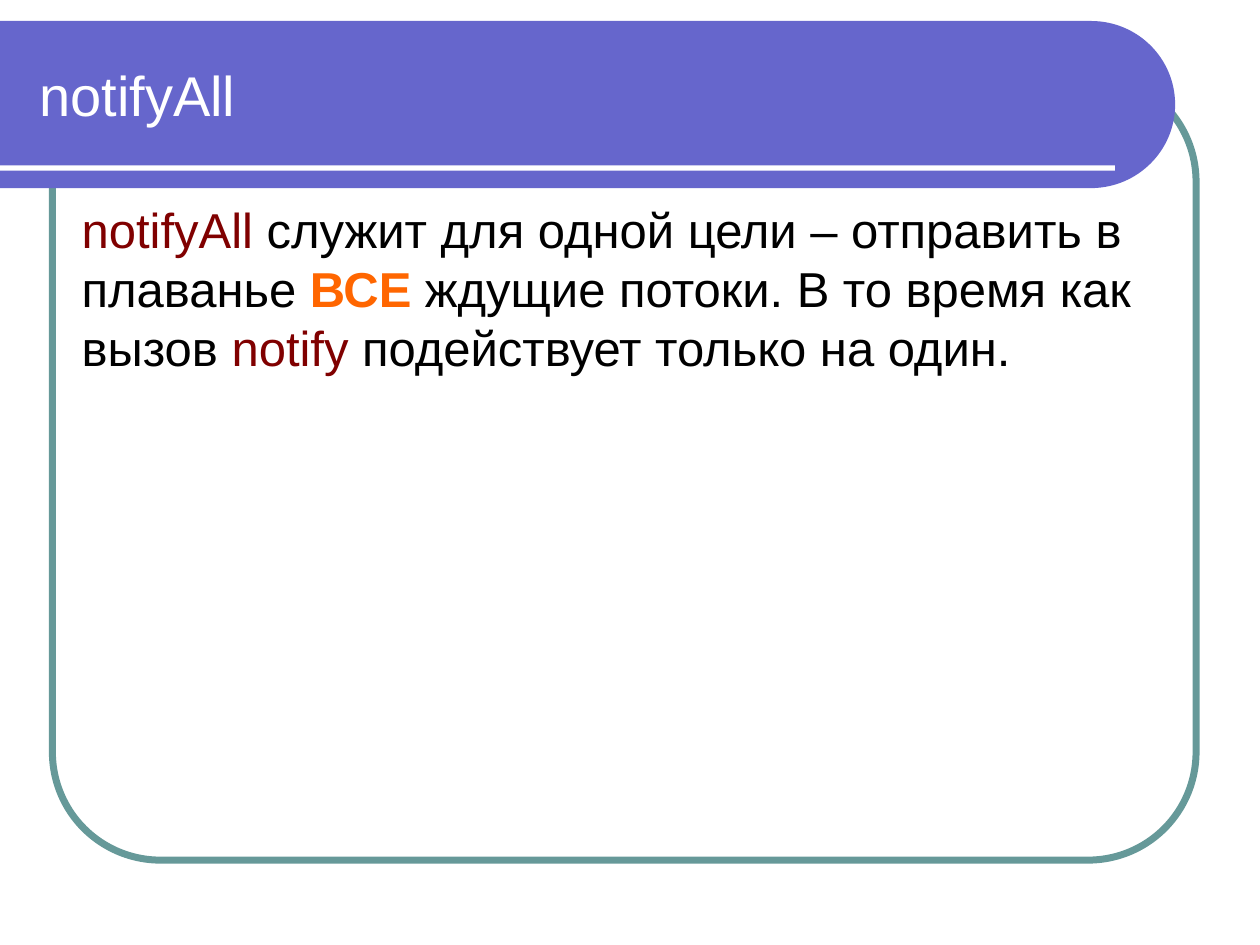
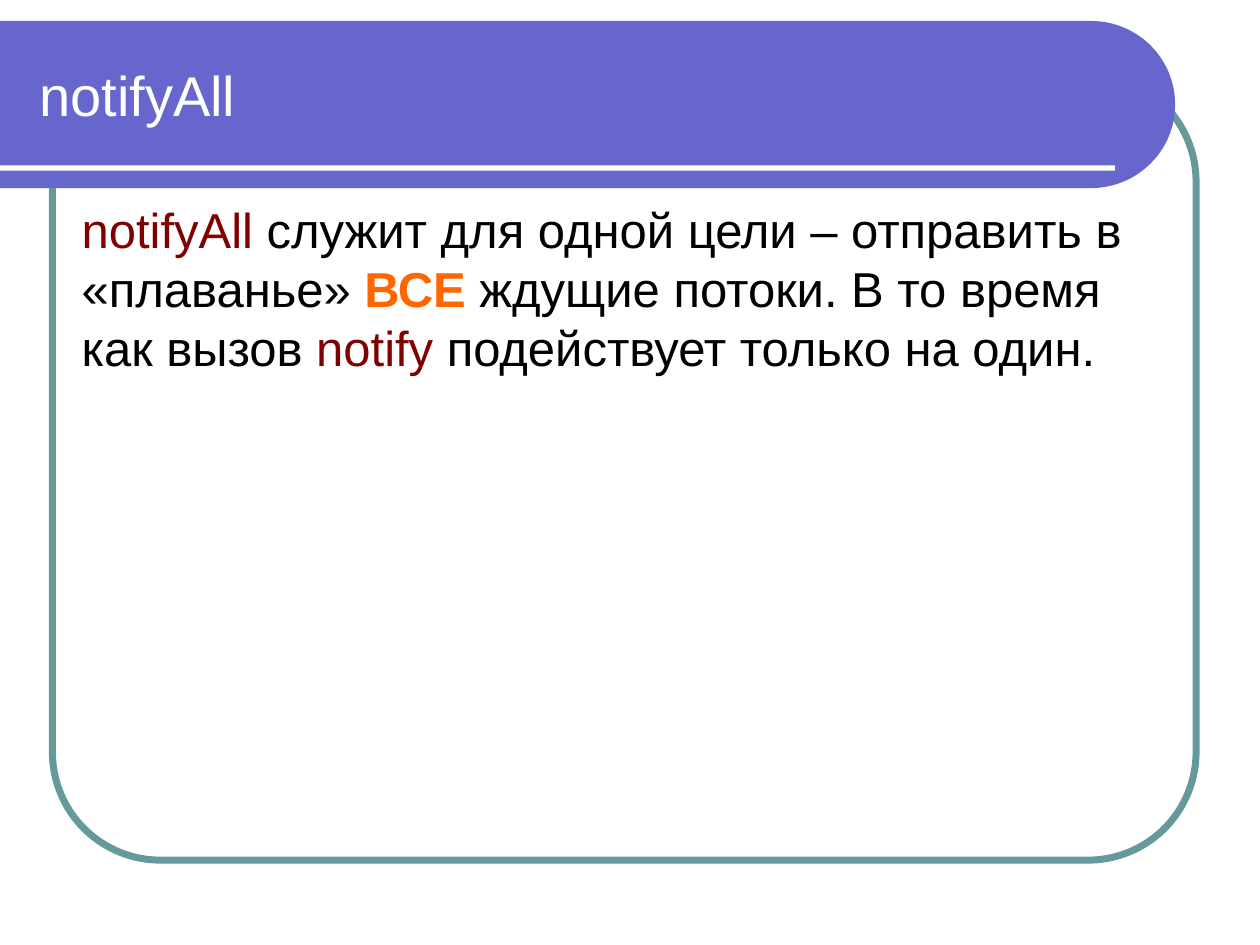
Before and after one commit to maxchv/JavaLessons, a slide deck: slide 56 of Lesson14/Modul 11 Vychislitelnye potoki.ppt (slide 60 before the commit). Drawn at 1260x945 pixels with LibreOffice and Linux fonts; fonts in the diff are those of the drawing. Boxes give left, top, right and bottom in pixels: in the first picture for what was removed or moved away, otherwise in the second. Text is boxed around its words. In the diff, an @@ line names an element or a change of style, - is before the commit and + after.

```diff
--- a/Lesson14/Modul 11 Vychislitelnye potoki.ppt
+++ b/Lesson14/Modul 11 Vychislitelnye potoki.ppt
@@ text at (x1=82, y1=211, x2=1122, y2=376): text changed @@
-notifyAll служит для одной цели – отправить в плаванье ВСЕ ждущие потоки. В то время как вызов notify подействует только на один.
+notifyAll служит для одной цели – отправить в «плаванье» ВСЕ ждущие потоки. В то время как вызов notify подействует только на один.
```
Also in this commit, not shown: 19 other slides changed, 8 slides added, 14 other files.
